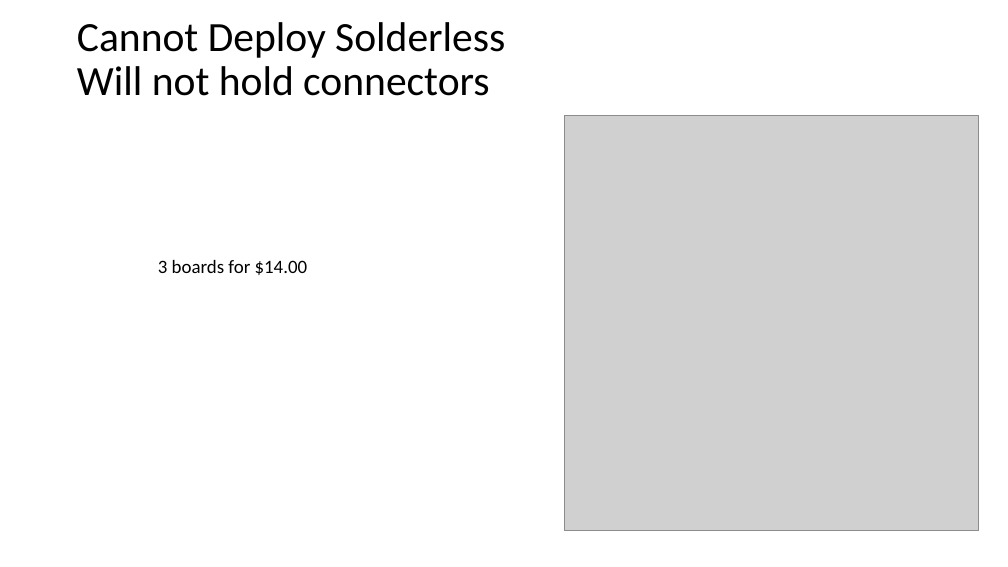
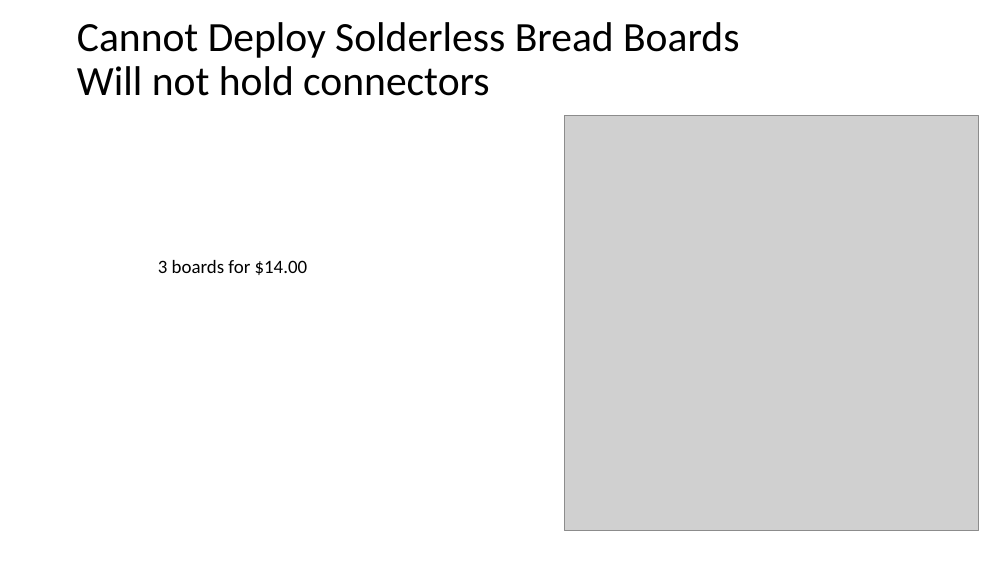
Before and after one commit to NanoDataCenter/nano_data_center, a slide deck: slide 16 of presentations/session_1/Embedded Track #1.pptx. Drawn at 1008x567 pixels with LibreOffice and Linux fonts; fonts in the diff are those of the drawing; grey boxes stand for pictures. Boxes give left, top, right and bottom in pixels: in the first picture for what was removed or moved away, otherwise in the second. Text is boxed around its words. In the diff, an @@ line names an element or a change of style, - is before the commit and + after.

```diff
--- a/presentations/session_1/Embedded Track #1.pptx
+++ b/presentations/session_1/Embedded Track #1.pptx
@@ title at (77,22,739,96): text changed @@
-Cannot Deploy Solderless
-Will not hold connectors
+Cannot Deploy Solderless Bread Boards
+Will not hold connectors
```
Also in this commit, not shown: 6 other slides changed, 3 other files.
